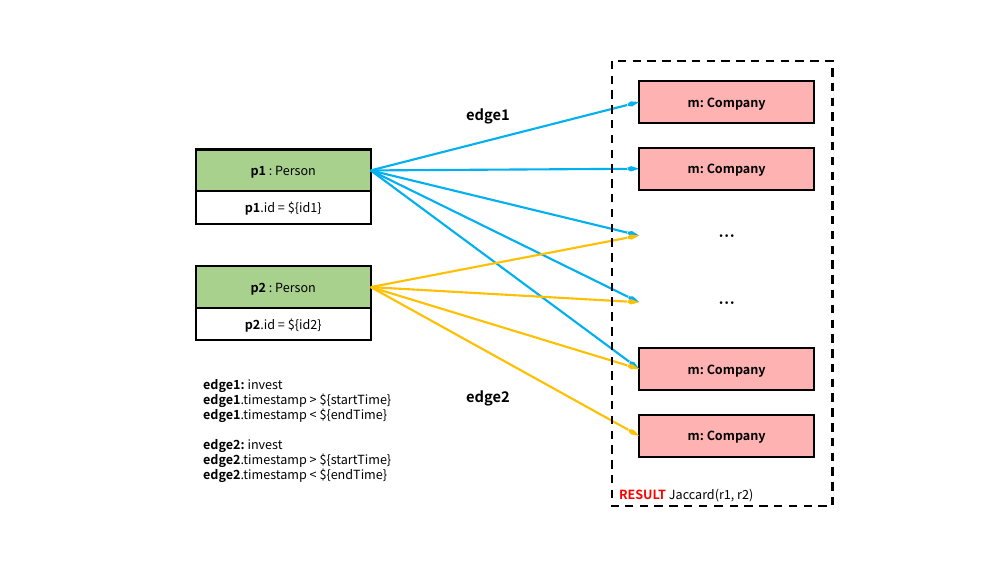
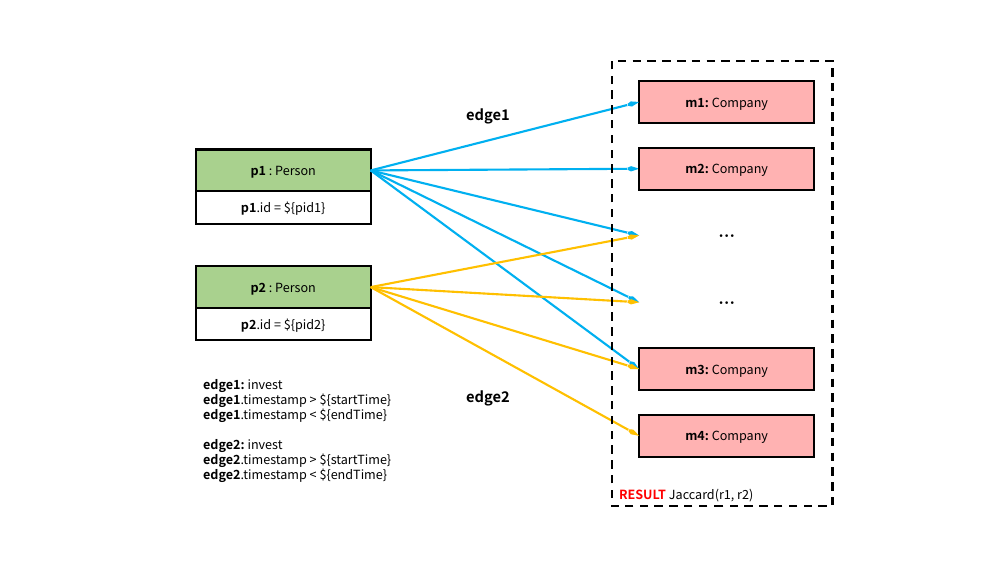
Before and after one commit to ldbc/ldbc_finbench_docs, a slide deck: slide 10 of patterns/transaction-complex-read.pptx. Drawn at 1008x567 pixels with LibreOffice and Linux fonts; fonts in the diff are those of the drawing. Boxes give left, top, right and bottom in pixels: in the first picture for what was removed or moved away, otherwise in the second. Text is boxed around its words. In the diff, an @@ line names an element or a change of style, - is before the commit and + after.

```diff
--- a/patterns/transaction-complex-read.pptx
+++ b/patterns/transaction-complex-read.pptx
@@ text in rectangle at (685,97,768,110): text changed; bold off @@
-m: Company
+m1: Company
@@ text in rectangle at (685,163,768,176): text changed; bold off @@
-m: Company
+m2: Company
@@ text in rectangle at (241,201,326,215): text changed @@
-p1.id = ${id1}
+p1.id = ${pid1}
@@ text in rectangle at (241,318,326,332): text changed @@
-p2.id = ${id2}
+p2.id = ${pid2}
@@ text in rectangle at (685,364,768,377): text changed; bold off @@
-m: Company
+m3: Company
@@ text in rectangle at (685,430,768,443): text changed; bold off @@
-m: Company
+m4: Company
```
Also in this commit, not shown: 12 other slides changed, 43 other files.
